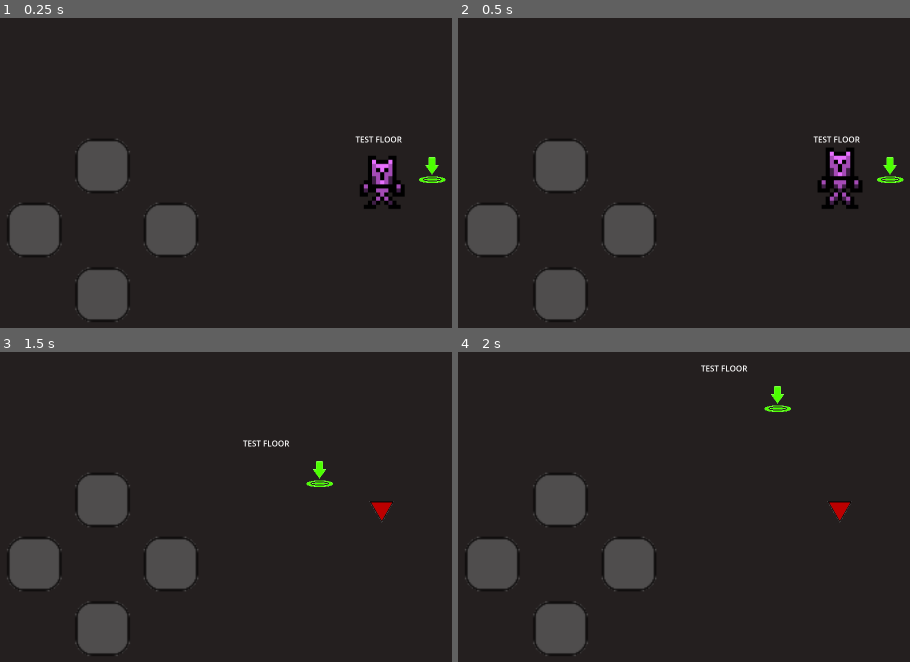
Above: before the commit, frames 1-4 (two rows, left to right).
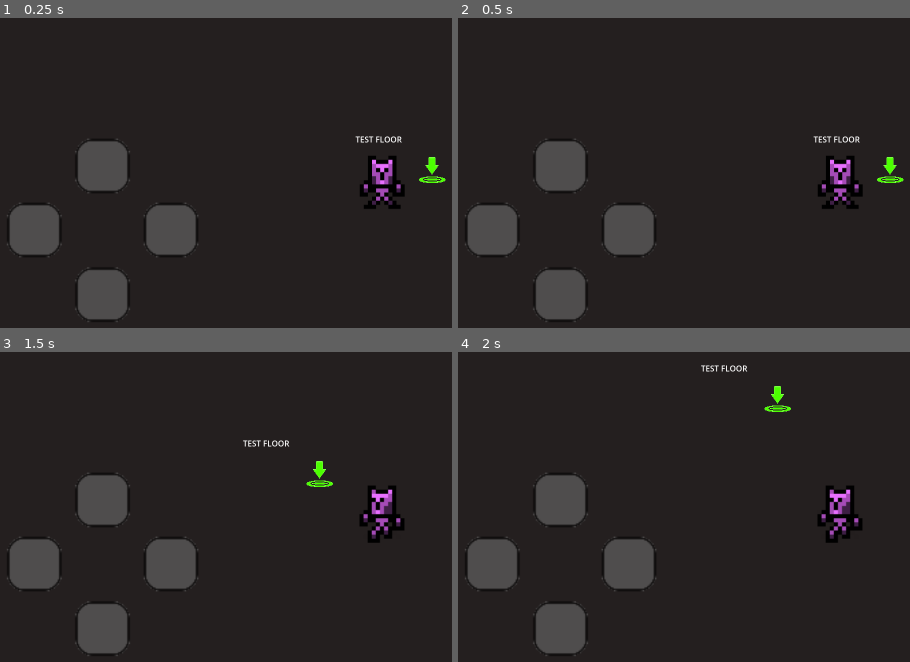
Above: after the commit, the same moments.

Repository: alain-cheng/MOBDEVE-MP
Game: Godot game, scene res://main.tscn
Same seed, same stepped clock (60 frames per second), same inputs: the game is played once before the commit and once after it.
Inputs:
- Up to frame 1 (0.25 s): no input
- Up to frame 2 (0.5 s): no input
- Up to frame 3 (1.5 s): hold Right (ui_right) 0.53-1.28 s; hold Down (ui_down) from 1.28 s (still down)
- Up to frame 4 (2 s): keep holding Down (ui_down)

Frame 1 is identical in both runs. In frame 2, 0.8% of the frame differs, in the area x 79-90%, y 41-60%; in frame 3, 1.0%, in the area x 79-90%, y 43-62%; in frame 4, 1.0%.
Error in both runs: Invalid call. Nonexistent function 'get' in base 'Nil'. (res://player/PlayerData.gd:28)

Commit message:
Implement walk down, adjust player collision

Diff:
--- a/app/src/main/assets/player/Player.tscn
+++ b/app/src/main/assets/player/Player.tscn
@@ -1,8 +1,9 @@
-[gd_scene load_steps=18 format=3 uid="uid://btymg45ij342p"]
+[gd_scene load_steps=19 format=3 uid="uid://btymg45ij342p"]
 
 [ext_resource type="Script" path="res://player/Player.gd" id="1_q2xcu"]
-[ext_resource type="Texture2D" uid="uid://cmirf2b46ke7g" path="res://sprites/player/placeholder/player_placeholder_down.png" id="2_xucry"]
+[ext_resource type="Texture2D" uid="uid://cpr0jsuwiod67" path="res://sprites/player/down/down_1.png" id="2_5htem"]
 [ext_resource type="Texture2D" uid="uid://dhn07adk7vupv" path="res://sprites/player/idle/idle_stand.png" id="3_k76o1"]
+[ext_resource type="Texture2D" uid="uid://ch1b4cxqv28qa" path="res://sprites/player/down/down_2.png" id="3_r5qro"]
 [ext_resource type="Texture2D" uid="uid://p665r47ihj1j" path="res://sprites/player/idle/idle_breath.png" id="4_tkvrh"]
 [ext_resource type="Texture2D" uid="uid://cfbed1yvrefsi" path="res://sprites/player/idle/idle_jump_1.png" id="5_7iwsf"]
 [ext_resource type="Texture2D" uid="uid://0yowbf0gx8g4" path="res://sprites/player/placeholder/player_placeholder_up.png" id="5_ox365"]
@@ -20,11 +21,14 @@
 animations = [{
 "frames": [{
 "duration": 1.0,
-"texture": ExtResource("2_xucry")
+"texture": ExtResource("2_5htem")
+}, {
+"duration": 1.0,
+"texture": ExtResource("3_r5qro")
 }],
 "loop": true,
 "name": &"down",
-"speed": 5.0
+"speed": 3.0
 }, {
 "frames": [{
 "duration": 1.5,
@@ -141,7 +145,7 @@
 }]
 
 [sub_resource type="RectangleShape2D" id="RectangleShape2D_6hi15"]
-size = Vector2(75, 9)
+size = Vector2(68, 9)
 
 [node name="Player" type="CharacterBody2D"]
 script = ExtResource("1_q2xcu")
@@ -149,10 +153,10 @@
 [node name="AnimatedSprite2D" type="AnimatedSprite2D" parent="."]
 sprite_frames = SubResource("SpriteFrames_8r5le")
 animation = &"idle"
-frame_progress = 0.790736
+frame_progress = 0.653118
 
 [node name="CollisionShape2D" type="CollisionShape2D" parent="."]
-position = Vector2(0.5, 61.5)
+position = Vector2(0, 61.5)
 shape = SubResource("RectangleShape2D_6hi15")
 
 [node name="Camera2D" type="Camera2D" parent="."]
